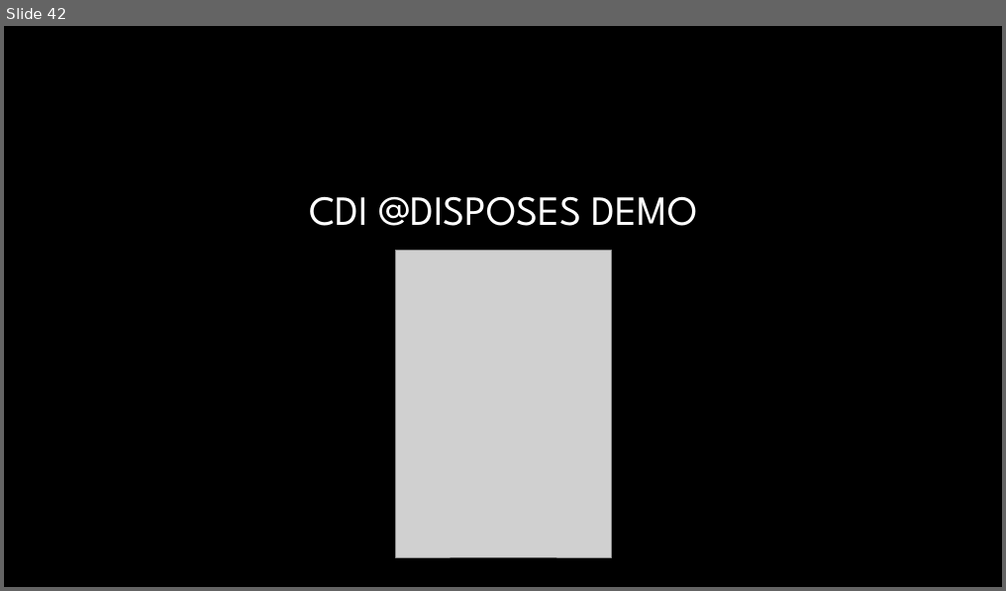
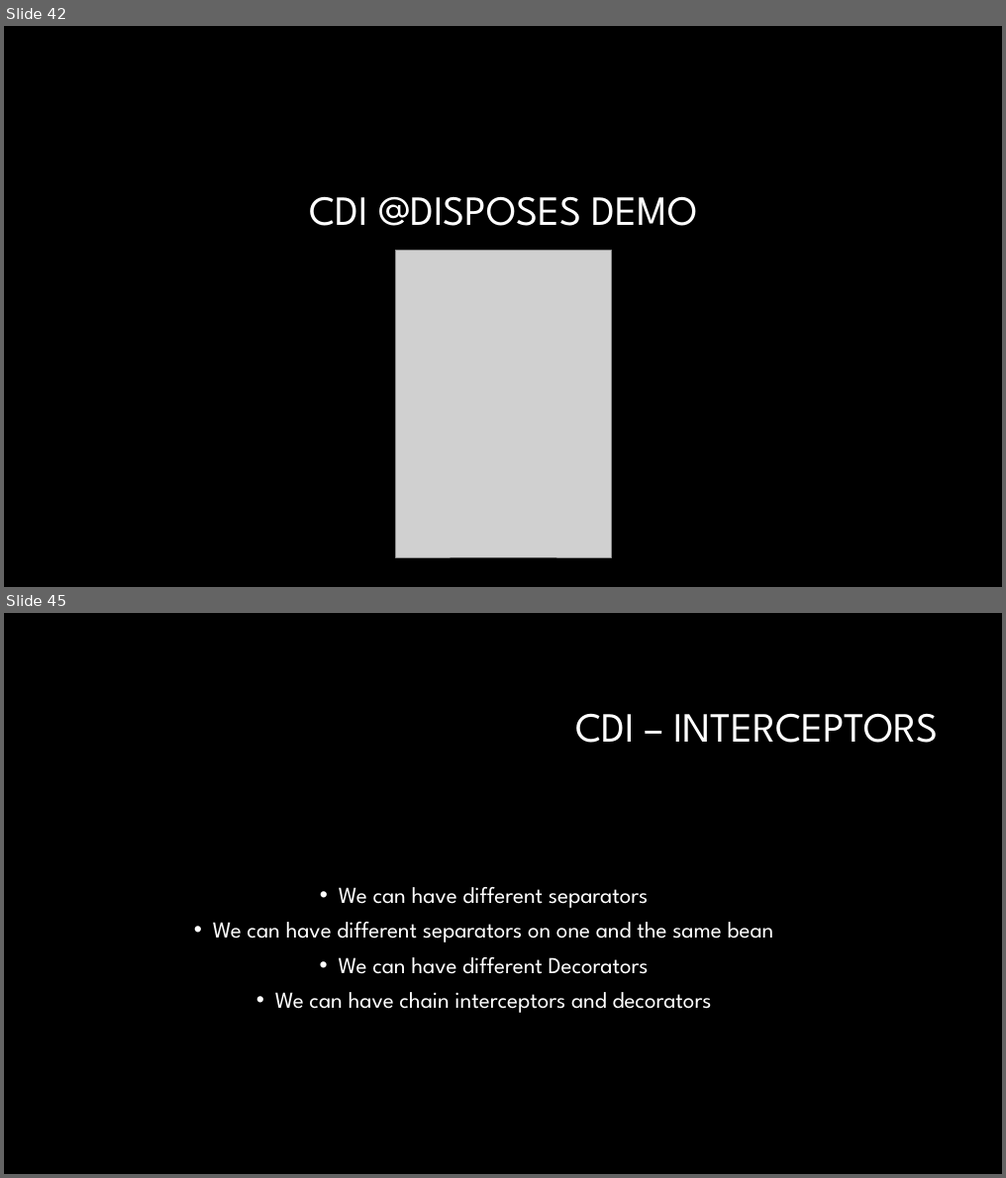
Before and after one commit to Crypto93/CDI_overview, a slide deck: CDI_overview_presentation.pptx. Shown one above the other, each under a label of ours: slide 42 before the commit, slides 42 and 45 after it; the slides between them are not shown. The pictures are 1006x591 and 1006x1178 pixels, drawn with LibreOffice and Linux fonts; fonts in the diff are those of the drawing; grey boxes stand for pictures; background and template pictures are left out. Boxes give left, top, right and bottom in pixels: in the first picture for what was removed or moved away, otherwise in the second. Text is boxed around its words. In the diff, an @@ line names an element or a change of style, - is before the commit and + after.

```diff
--- a/CDI_overview_presentation.pptx
+++ b/CDI_overview_presentation.pptx
@@ slide 45 added at [4, 613, 1002, 1174], background #000000 @@
@@ title added at [575, 713, 939, 743], 40 pt, text #FFFFFF @@
+CDI – INTERCEPTORS
@@ text added at [213, 887, 774, 1013], 22 pt, text #FFFFFF @@
+• We can have different separators
+• We can have different separators on one and the same bean
+• We can have different Decorators
+• We can have chain interceptors and decorators
```
Also in this commit, not shown: 16 other slides added.
